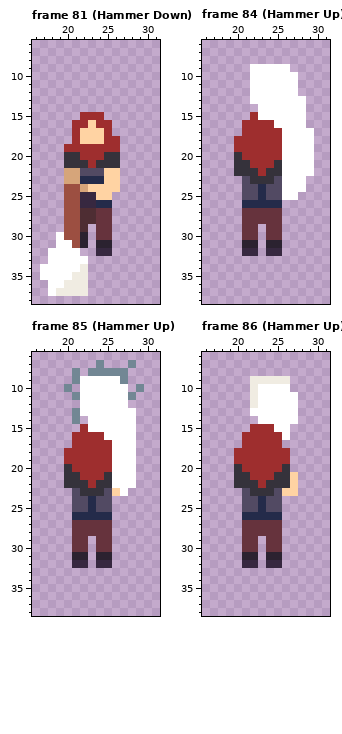
Pixel-art file -- Assets/PixelArt/small_thor.aseprite. Above, as it was before the edit.
48x48 pixels, 94 frames. Colours within 5 levels of each other are drawn and written as one. Shown: frame 81 (Hammer Down): x 16..31, y 6..38; frame 84 (Hammer Up): x 16..31, y 6..38; frame 85 (Hammer Up): x 16..31, y 6..38; frame 86 (Hammer Up): x 16..31, y 6..38. The commit also changed other frames, which this record leaves out.
New version:
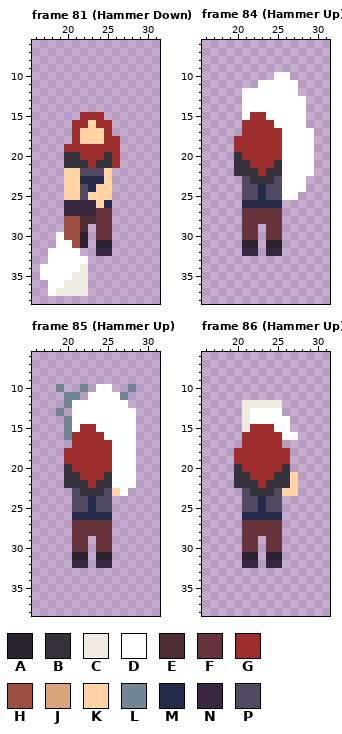
Palette (. is transparent): A #2b2230  B #35323b  C #f0ece2  D #ffffff  E #4e2d33  F #66333d  G #9e2e2e  H #9c4f41  J #d6a57a  K #ffd3a3  L #728794  M #242b4a  N #372840  P #524a63
Changes in this commit:
Frame 81 (Hammer Down):
y 20..21: x 26 B -> G
y 22..23: x 20..21 JJ -> KK; x 26 K -> .
y 24: x 20..23 HHJK -> KKPM; x 26 K -> .
y 25: x 20..23 HHNN -> KKPK
y 26: x 20..21 HH -> NN; x 24 M -> K
y 27: x 20..23 HHEE -> NNNN
Frame 84 (Hammer Up):
y 9: x 22..26 DDDDD -> .....
y 10: x 22..24 DDD -> ...; x 27 D -> .
y 11: x 22 D -> .
y 12..13: x 21 . -> D
y 14: x 21..22 .. -> DD
y 15: x 21 . -> D; x 23 D -> G
Frame 85 (Hammer Up):
y 7: x 24 L -> .; x 28 L -> .
y 8: x 21 L -> .; x 23..27 LLLLL -> .....
y 9: x 21..27 LDDDDDL -> .......
y 10: x 19..20 .L -> L.; x 22..23 DD -> L.; x 26..29 DD.L -> ..L.
y 11: x 20 . -> L; x 22 D -> .; x 27..28 DL -> L.
y 12: x 20..21 .. -> LD
y 13: x 19 . -> L; x 21 L -> D
y 14: x 20..22 .L. -> LDD
y 15: x 20..21 .. -> LD; x 23 D -> G
y 16: x 20 . -> L
Frame 86 (Hammer Up):
y 9: x 22..26 CCCCC -> .....
y 10: x 22..26 CDDDD -> .....
y 11: x 22..27 CDDDDD -> ......
y 12: x 21 . -> C; x 23..27 DDDDD -> CCC..
y 13: x 21 . -> C; x 26..27 DD -> ..
y 14: x 21..22 .. -> CD; x 27 D -> .
y 15: x 21 . -> C
y 16: x 27 . -> D
Changed places in both pictures, as pixel boxes (x1, y1, x2, y2):
changed: (64, 152, 120, 216)
changed: (242, 64, 298, 120)
changed: (56, 360, 144, 440)
changed: (242, 376, 298, 440)
